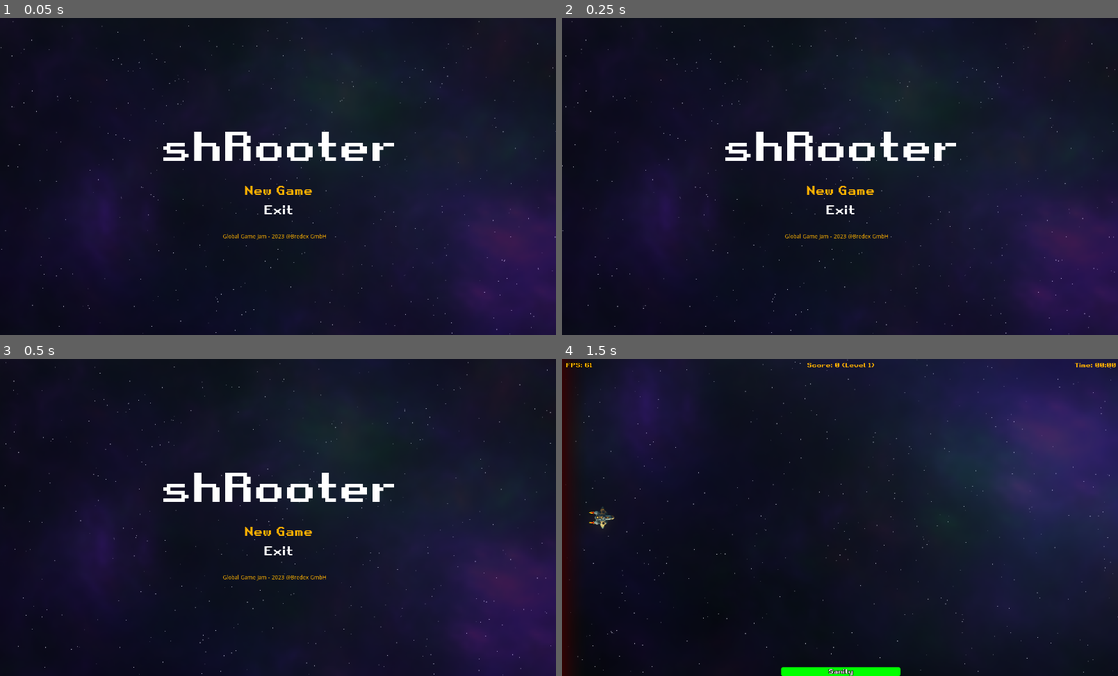
Above: before the commit, frames 1-4 (two rows, left to right).
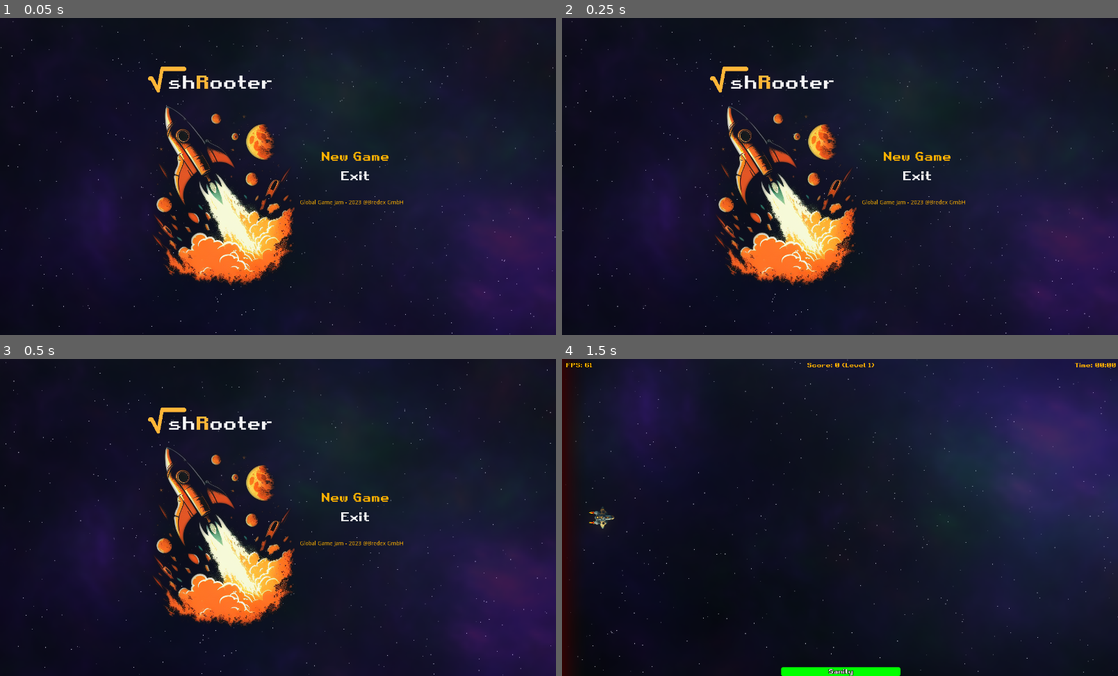
Above: after the commit, the same moments.

Repository: gingerr/ggj-2023-roots-one
Game: Godot game, scene res://MainMenu.tscn
The game is run twice, just before and just after one commit, with the same random seed, the same clock (stepped at 60 frames per second) and the same inputs.
Inputs:
- Up to frame 1 (0.05 s): no input
- Up to frame 2 (0.25 s): no input
- Up to frame 3 (0.5 s): no input
- Up to frame 4 (1.5 s): click "New Game" at 0.5 s; tap Enter at 1.25, 1.35 s; hold Right (ui_right) from 1.28 s (still down)

The runs differ from the first frame. In frame 1, 8.3% of the frame differs, in the area x 26-73%, y 15-85%; in frame 2, 8.3%; in frame 3, 8.3%; in frame 4, nothing differs.

Commit message:
.

Diff:
--- a/MainMenu.gd
+++ b/MainMenu.gd
@@ -11,30 +11,30 @@
 	get_tree().quit()
 
 func _ready():
-	Utils.default_font_color($VBoxContainer/copyright)
+	Utils.default_font_color($HBoxContainer/VBoxContainer/copyright)
 	visualize_selection()
 
 func _on_Options_pressed():
-	$VBoxContainer/MarginContainer/OptionsMenu.visible = true
-	$VBoxContainer/MarginContainer/Selection.visible = false
+	$HBoxContainer/VBoxContainer/MarginContainer/OptionsMenu.visible = true
+	$HBoxContainer/VBoxContainer/MarginContainer/Selection.visible = false
 
 func _on_BackToMain_pressed():
-	$VBoxContainer/MarginContainer/OptionsMenu.visible = false
-	$VBoxContainer/MarginContainer/Selection.visible = true
+	$HBoxContainer/VBoxContainer/MarginContainer/OptionsMenu.visible = false
+	$HBoxContainer/VBoxContainer/MarginContainer/Selection.visible = true
 
 func _input(event: InputEvent) -> void:
 
 	if event is InputEventMouse:
-		if $VBoxContainer/MarginContainer/Selection/NewGame.is_hovered():
+		if $HBoxContainer/VBoxContainer/MarginContainer/Selection/NewGame.is_hovered():
 			selectionIndex = 0;
-		elif $VBoxContainer/MarginContainer/Selection/Exit.is_hovered():
+		elif $HBoxContainer/VBoxContainer/MarginContainer/Selection/Exit.is_hovered():
 			selectionIndex = 1;
 	if event is InputEventKey and event.pressed and event.scancode == KEY_ENTER:
 		match selectionIndex:
 			0:
-				$VBoxContainer/MarginContainer/Selection/NewGame.emit_signal("pressed")
+				$HBoxContainer/VBoxContainer/MarginContainer/Selection/NewGame.emit_signal("pressed")
 			1:
-				$VBoxContainer/MarginContainer/Selection/Exit.emit_signal("pressed")
+				$HBoxContainer/VBoxContainer/MarginContainer/Selection/Exit.emit_signal("pressed")
 
 	if event is InputEventKey and event.pressed and event.scancode == KEY_DOWN:
 		selectionIndex = min(selectionIndex + 1, 1)
@@ -44,12 +44,12 @@
 		visualize_selection()
 
 func visualize_selection():
-	Utils.button_not_selected($VBoxContainer/MarginContainer/Selection/NewGame)
-	Utils.button_not_selected($VBoxContainer/MarginContainer/Selection/Options)
-	Utils.button_not_selected($VBoxContainer/MarginContainer/Selection/Exit)
+	Utils.button_not_selected($HBoxContainer/VBoxContainer/MarginContainer/Selection/NewGame)
+	Utils.button_not_selected($HBoxContainer/VBoxContainer/MarginContainer/Selection/Options)
+	Utils.button_not_selected($HBoxContainer/VBoxContainer/MarginContainer/Selection/Exit)
 	match selectionIndex:
 		0:
-			Utils.button_selected($VBoxContainer/MarginContainer/Selection/NewGame)
-			$VBoxContainer/MarginContainer/Selection/NewGame
+			Utils.button_selected($HBoxContainer/VBoxContainer/MarginContainer/Selection/NewGame)
+			$HBoxContainer/VBoxContainer/MarginContainer/Selection/NewGame
 		1:
-			Utils.button_selected($VBoxContainer/MarginContainer/Selection/Exit)
+			Utils.button_selected($HBoxContainer/VBoxContainer/MarginContainer/Selection/Exit)
--- a/MainMenu.tscn
+++ b/MainMenu.tscn
@@ -1,8 +1,9 @@
-[gd_scene load_steps=16 format=2]
+[gd_scene load_steps=17 format=2]
 
 [ext_resource path="res://resources/retro-gaming.ttf" type="DynamicFontData" id=1]
 [ext_resource path="res://MainMenu.gd" type="Script" id=2]
 [ext_resource path="res://BackgroundLayer.tscn" type="PackedScene" id=3]
+[ext_resource path="res://resources/splash.png" type="Texture" id=4]
 
 [sub_resource type="DynamicFont" id=1]
 size = 100
@@ -52,34 +53,49 @@
 
 [node name="BackgroundLayer" parent="." instance=ExtResource( 3 )]
 
-[node name="VBoxContainer" type="VBoxContainer" parent="."]
+[node name="HBoxContainer" type="HBoxContainer" parent="."]
+margin_right = 1400.0
+margin_bottom = 800.0
+alignment = 1
+
+[node name="TextureRect" type="TextureRect" parent="HBoxContainer"]
+margin_left = 367.0
+margin_right = 805.0
+margin_bottom = 800.0
+size_flags_horizontal = 4
+size_flags_vertical = 7
+texture = ExtResource( 4 )
+stretch_mode = 4
+
+[node name="VBoxContainer" type="VBoxContainer" parent="HBoxContainer"]
 self_modulate = Color( 0, 0, 0, 1 )
-margin_right = 1400.0
+margin_left = 843.0
+margin_right = 1032.0
 margin_bottom = 800.0
-size_flags_horizontal = 3
 size_flags_vertical = 3
 alignment = 1
 
-[node name="Name" type="Label" parent="VBoxContainer"]
-margin_top = 241.0
-margin_right = 1400.0
-margin_bottom = 409.0
+[node name="Name" type="Label" parent="HBoxContainer/VBoxContainer"]
+visible = false
+margin_top = 243.0
+margin_right = 1400.0
+margin_bottom = 411.0
 custom_fonts/font = SubResource( 1 )
 text = "shRooter"
 align = 1
 
-[node name="MarginContainer" type="MarginContainer" parent="VBoxContainer"]
-margin_top = 413.0
-margin_right = 1400.0
-margin_bottom = 507.0
-
-[node name="Selection" type="VBoxContainer" parent="VBoxContainer/MarginContainer"]
-margin_right = 1400.0
+[node name="MarginContainer" type="MarginContainer" parent="HBoxContainer/VBoxContainer"]
+margin_top = 327.0
+margin_right = 277.0
+margin_bottom = 421.0
+
+[node name="Selection" type="VBoxContainer" parent="HBoxContainer/VBoxContainer/MarginContainer"]
+margin_right = 277.0
 margin_bottom = 94.0
 alignment = 1
 
-[node name="NewGame" type="Button" parent="VBoxContainer/MarginContainer/Selection"]
-margin_right = 1400.0
+[node name="NewGame" type="Button" parent="HBoxContainer/VBoxContainer/MarginContainer/Selection"]
+margin_right = 277.0
 margin_bottom = 45.0
 mouse_default_cursor_shape = 2
 custom_fonts/font = SubResource( 2 )
@@ -88,7 +104,7 @@
 text = "New Game"
 flat = true
 
-[node name="Options" type="Button" parent="VBoxContainer/MarginContainer/Selection"]
+[node name="Options" type="Button" parent="HBoxContainer/VBoxContainer/MarginContainer/Selection"]
 visible = false
 margin_top = 49.0
 margin_right = 1400.0
@@ -99,9 +115,9 @@
 text = "Options"
 flat = true
 
-[node name="Exit" type="Button" parent="VBoxContainer/MarginContainer/Selection"]
+[node name="Exit" type="Button" parent="HBoxContainer/VBoxContainer/MarginContainer/Selection"]
 margin_top = 49.0
-margin_right = 1400.0
+margin_right = 277.0
 margin_bottom = 94.0
 focus_mode = 0
 mouse_default_cursor_shape = 2
@@ -111,17 +127,17 @@
 text = "Exit"
 flat = true
 
-[node name="OptionsMenu" type="VBoxContainer" parent="VBoxContainer/MarginContainer"]
+[node name="OptionsMenu" type="VBoxContainer" parent="HBoxContainer/VBoxContainer/MarginContainer"]
 visible = false
-margin_right = 1400.0
+margin_right = 579.0
 margin_bottom = 96.0
 
-[node name="DifficultyOpt" type="HBoxContainer" parent="VBoxContainer/MarginContainer/OptionsMenu"]
-margin_right = 1400.0
-margin_bottom = 47.0
-alignment = 1
-
-[node name="Difficulty" type="Label" parent="VBoxContainer/MarginContainer/OptionsMenu/DifficultyOpt"]
+[node name="DifficultyOpt" type="HBoxContainer" parent="HBoxContainer/VBoxContainer/MarginContainer/OptionsMenu"]
+margin_right = 1400.0
+margin_bottom = 47.0
+alignment = 1
+
+[node name="Difficulty" type="Label" parent="HBoxContainer/VBoxContainer/MarginContainer/OptionsMenu/DifficultyOpt"]
 margin_left = 410.0
 margin_top = 4.0
 margin_right = 588.0
@@ -129,7 +145,7 @@
 custom_fonts/font = SubResource( 6 )
 text = "Difficulty"
 
-[node name="Easy" type="CheckBox" parent="VBoxContainer/MarginContainer/OptionsMenu/DifficultyOpt"]
+[node name="Easy" type="CheckBox" parent="HBoxContainer/VBoxContainer/MarginContainer/OptionsMenu/DifficultyOpt"]
 margin_left = 592.0
 margin_right = 712.0
 margin_bottom = 47.0
@@ -138,7 +154,7 @@
 group = SubResource( 9 )
 text = "Easy"
 
-[node name="Normal" type="CheckBox" parent="VBoxContainer/MarginContainer/OptionsMenu/DifficultyOpt"]
+[node name="Normal" type="CheckBox" parent="HBoxContainer/VBoxContainer/MarginContainer/OptionsMenu/DifficultyOpt"]
 margin_left = 716.0
 margin_right = 868.0
 margin_bottom = 47.0
@@ -148,7 +164,7 @@
 group = SubResource( 9 )
 text = "Normal"
 
-[node name="Hard" type="CheckBox" parent="VBoxContainer/MarginContainer/OptionsMenu/DifficultyOpt"]
+[node name="Hard" type="CheckBox" parent="HBoxContainer/VBoxContainer/MarginContainer/OptionsMenu/DifficultyOpt"]
 margin_left = 872.0
 margin_right = 989.0
 margin_bottom = 47.0
@@ -157,7 +173,7 @@
 group = SubResource( 9 )
 text = "Hard"
 
-[node name="BackToMain" type="Button" parent="VBoxContainer/MarginContainer/OptionsMenu"]
+[node name="BackToMain" type="Button" parent="HBoxContainer/VBoxContainer/MarginContainer/OptionsMenu"]
 margin_top = 51.0
 margin_right = 1400.0
 margin_bottom = 96.0
@@ -166,10 +182,10 @@
 text = "Back"
 flat = true
 
-[node name="copyright" type="Label" parent="VBoxContainer"]
-margin_top = 511.0
-margin_right = 1400.0
-margin_bottom = 559.0
+[node name="copyright" type="Label" parent="HBoxContainer/VBoxContainer"]
+margin_top = 425.0
+margin_right = 277.0
+margin_bottom = 473.0
 grow_horizontal = 2
 grow_vertical = 2
 text = "
@@ -178,8 +194,8 @@
 align = 1
 valign = 1
 
-[connection signal="gui_input" from="VBoxContainer" to="." method="_on_VBoxContainer_gui_input"]
-[connection signal="pressed" from="VBoxContainer/MarginContainer/Selection/NewGame" to="." method="_on_NewGame_pressed"]
-[connection signal="pressed" from="VBoxContainer/MarginContainer/Selection/Options" to="." method="_on_Options_pressed"]
-[connection signal="pressed" from="VBoxContainer/MarginContainer/Selection/Exit" to="." method="_on_Exit_pressed"]
-[connection signal="pressed" from="VBoxContainer/MarginContainer/OptionsMenu/BackToMain" to="." method="_on_BackToMain_pressed"]
+[connection signal="gui_input" from="HBoxContainer/VBoxContainer" to="." method="_on_VBoxContainer_gui_input"]
+[connection signal="pressed" from="HBoxContainer/VBoxContainer/MarginContainer/Selection/NewGame" to="." method="_on_NewGame_pressed"]
+[connection signal="pressed" from="HBoxContainer/VBoxContainer/MarginContainer/Selection/Options" to="." method="_on_Options_pressed"]
+[connection signal="pressed" from="HBoxContainer/VBoxContainer/MarginContainer/Selection/Exit" to="." method="_on_Exit_pressed"]
+[connection signal="pressed" from="HBoxContainer/VBoxContainer/MarginContainer/OptionsMenu/BackToMain" to="." method="_on_BackToMain_pressed"]
